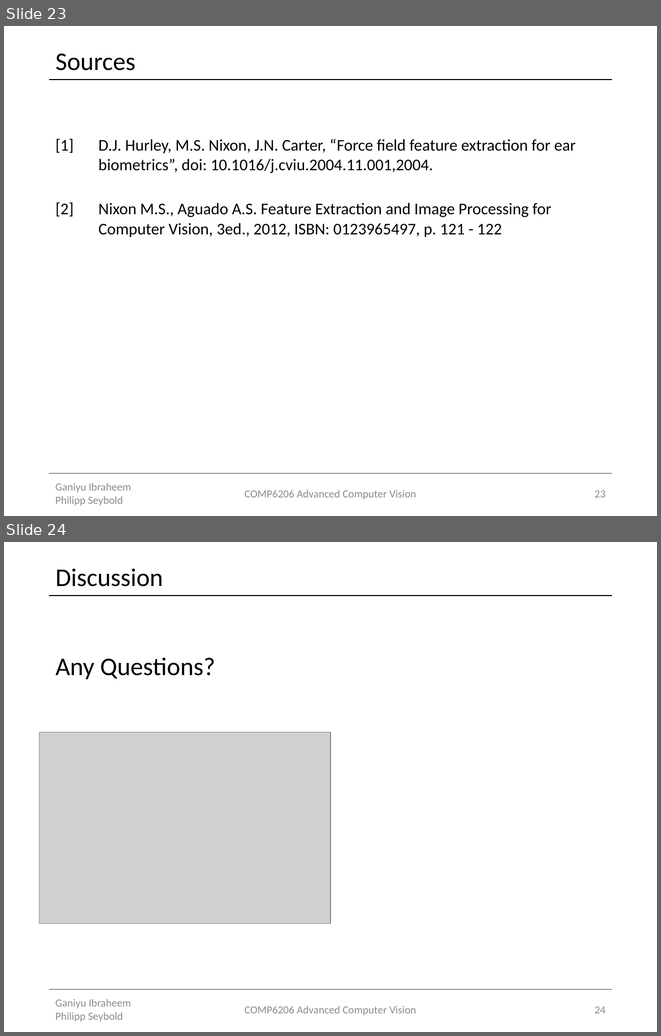
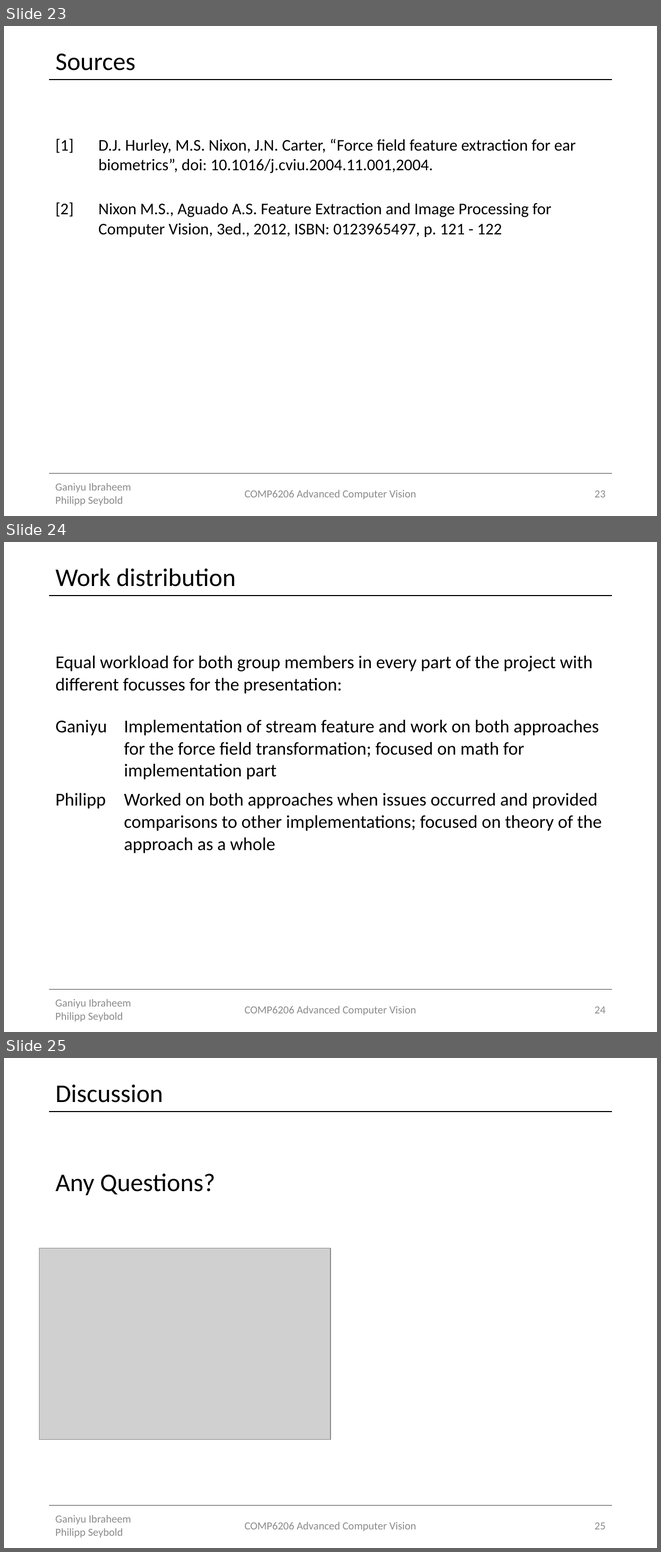
Before and after one commit to Lxrd-AJ/ForceFieldTransforms, a slide deck: Force Field Transformation.pptx. Shown one above the other, each under a label of ours: slides 23 and 24 before the commit, slides 23, 24 and 25 after it. The pictures are 661x1036 and 661x1552 pixels, drawn with LibreOffice and Linux fonts; fonts in the diff are those of the drawing; grey boxes stand for pictures. Boxes give left, top, right and bottom in pixels: in the first picture for what was removed or moved away, otherwise in the second. Text is boxed around its words. In the diff, an @@ line names an element or a change of style, - is before the commit and + after.

```diff
--- a/Force Field Transformation.pptx
+++ b/Force Field Transformation.pptx
@@ slide 24 added at [4,542,657,1032], background #FFFFFF; not listed: 2 template elements that a slide beside it also shows @@
@@ title added at [55,568,236,587], 28 pt, text #000000 @@
+Work distribution
@@ table added at [49,648,612,961], 7 rows, 2 columns @@
+Equal workload for both group members in every part of the project with different focusses for the presentation: | 
+Ganiyu | Implementation of stream feature and work on both approaches for the force field transformation; focused on math for implementation part
+Philipp | Worked on both approaches when issues occurred and provided comparisons to other implementations; focused on theory of the approach as a whole
+ | 
+ | 
+ | 
+ | 
@@ text added at [55,999,131,1021], 12 pt, text #8C8C8C @@
+Ganiyu Ibraheem Philipp Seybold
@@ text added at [245,1006,416,1015], 12 pt, text #8C8C8C @@
+COMP6206 Advanced Computer Vision
@@ page number added at [594,1006,606,1013], 12 pt, text #8C8C8C @@
+24
@@ what was slide 24 is now slide 25 @@
@@ page number at [594,1522,606,1529]: text changed @@
-24
+25
```
Also in this commit, not shown: 5 slides changed.
